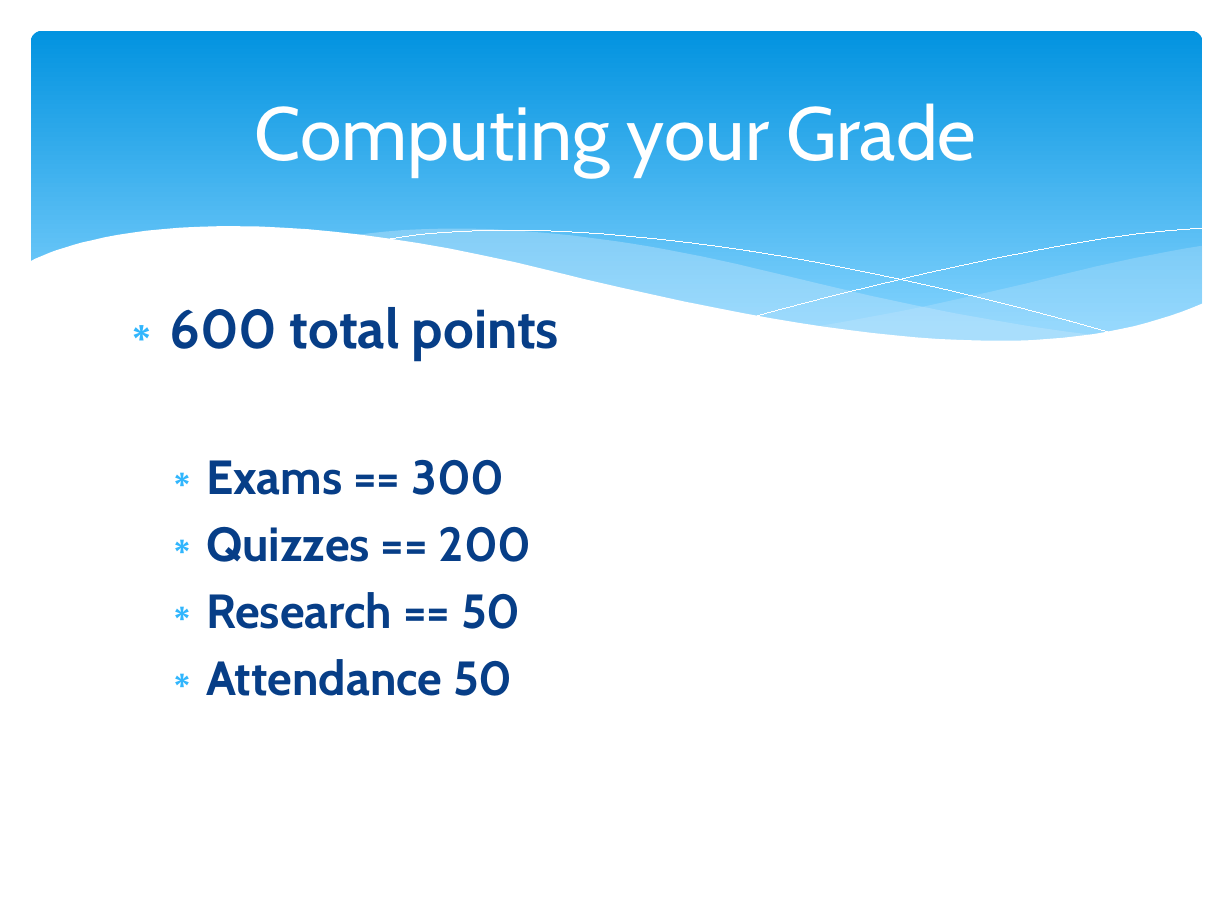
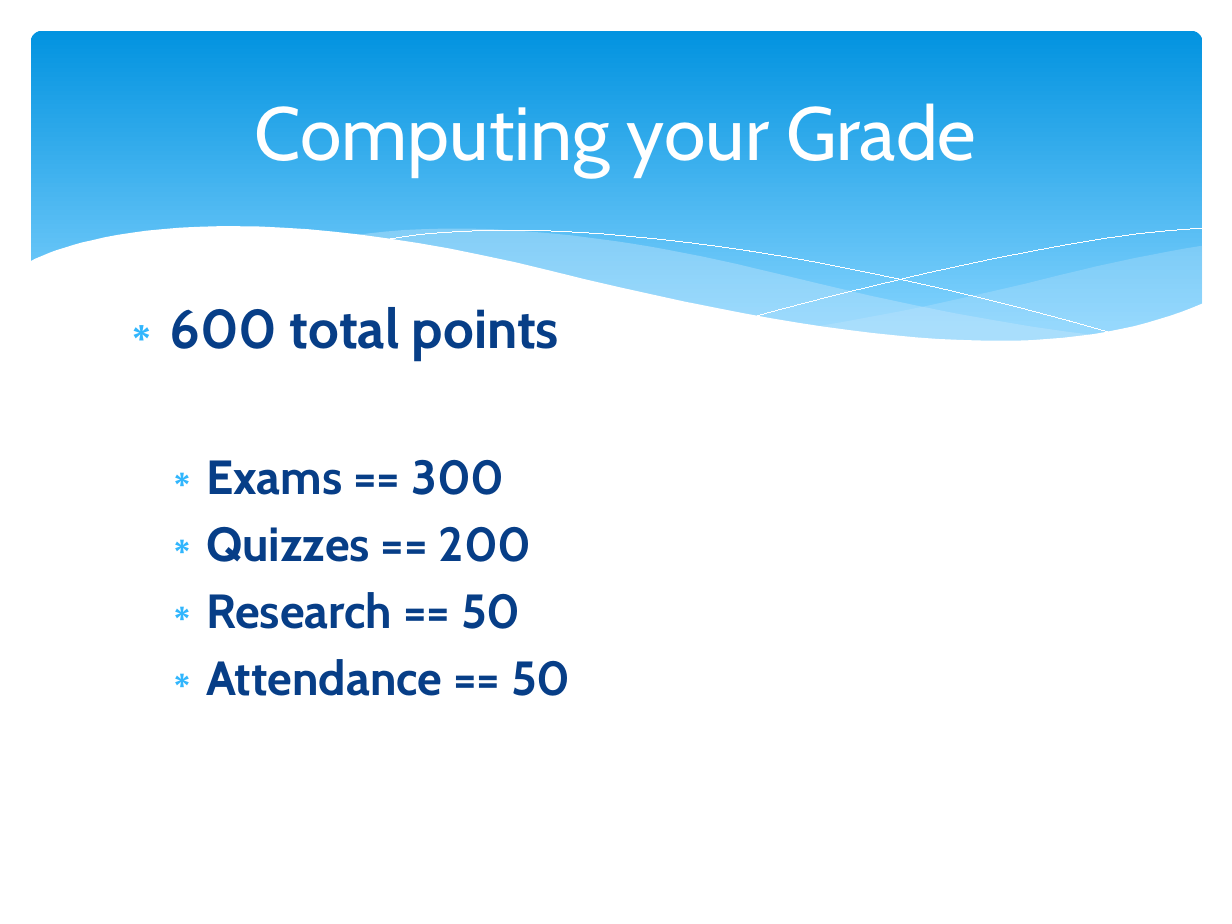
Before and after one commit to npm27/Teaching-Materials, a slide deck: slide 9 of Gen Psych II/Slides/0 Gen Psych II First Day Info.pptx. Drawn at 1232x924 pixels with LibreOffice and Linux fonts; fonts in the diff are those of the drawing. Boxes give left, top, right and bottom in pixels: in the first picture for what was removed or moved away, otherwise in the second. Text is boxed around its words. In the diff, an @@ line names an element or a change of style, - is before the commit and + after.

```diff
--- a/Gen Psych II/Slides/0 Gen Psych II First Day Info.pptx
+++ b/Gen Psych II/Slides/0 Gen Psych II First Day Info.pptx
@@ text at [206,659,571,696]: text changed @@
-    ∗ Attendance 50
+    ∗ Attendance == 50
```
Also in this commit, not shown: 2 other slides changed, 4 other files.
